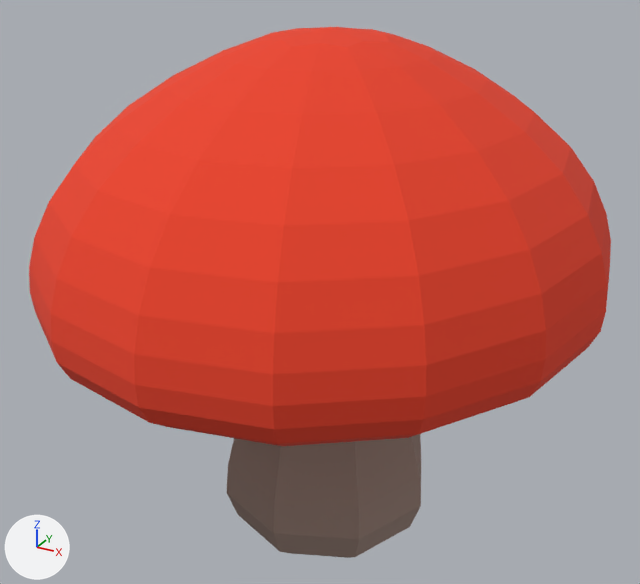
An edit to the FBX model Assets/Cenário/Ambiente/CogumeloVermelho.fbx, drawn before and after from the same camera.
Rendered twice from a camera (50 mm lens) standing at (-16.9921, -0.1773, 0.1559) and looking at (-17.0897, 0.0002, 0.0672). Every picture has the same lights, and +X, +Y and +Z are marked at lower left. Where no turn or scale is listed for an object, it has been applied to the vertices.
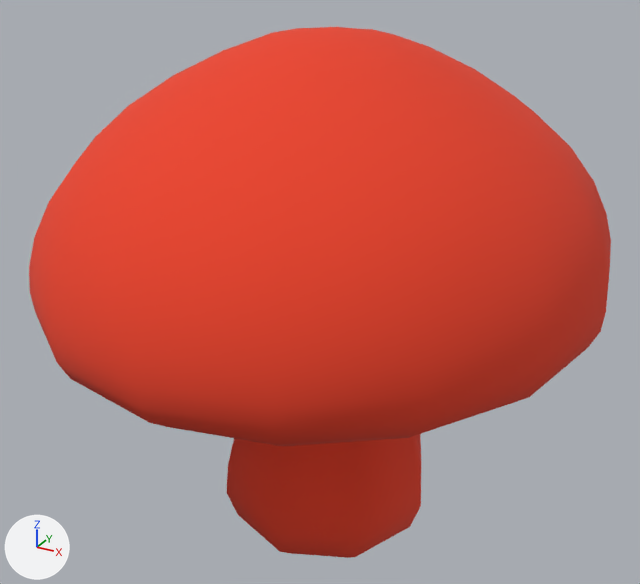
The newer file is also turned or shifted as a whole; pictures and numbers use the older file's frame.

Boxes (x1, y1, x2, y2) around the edits, measured in the pictures (640 x 584 px):
part 1 of me_circle_004, recoloured (brown to red): (227, 434, 421, 558) in both

The change, as a diff of the scene's bpy script:
```diff
--- a/Assets/Cenário/Ambiente/CogumeloVermelho.fbx.py
+++ b/Assets/Cenário/Ambiente/CogumeloVermelho.fbx.py
@@ me_circle_004 @@
 me_circle_004.from_pydata(...)  # 313 vertices, 303 faces; spans x -0.0664..0.0664, y -0.0722..0.0723, z 0.0..0.1331
 # used by ob_circle_003; location = (-17.0875, 0.0, -0.0022)
+# me_circle_004 part 1: all 71 faces that had it switch from mat_stem (brown #998278) to mat_vermelho (red #eb4228)
```
